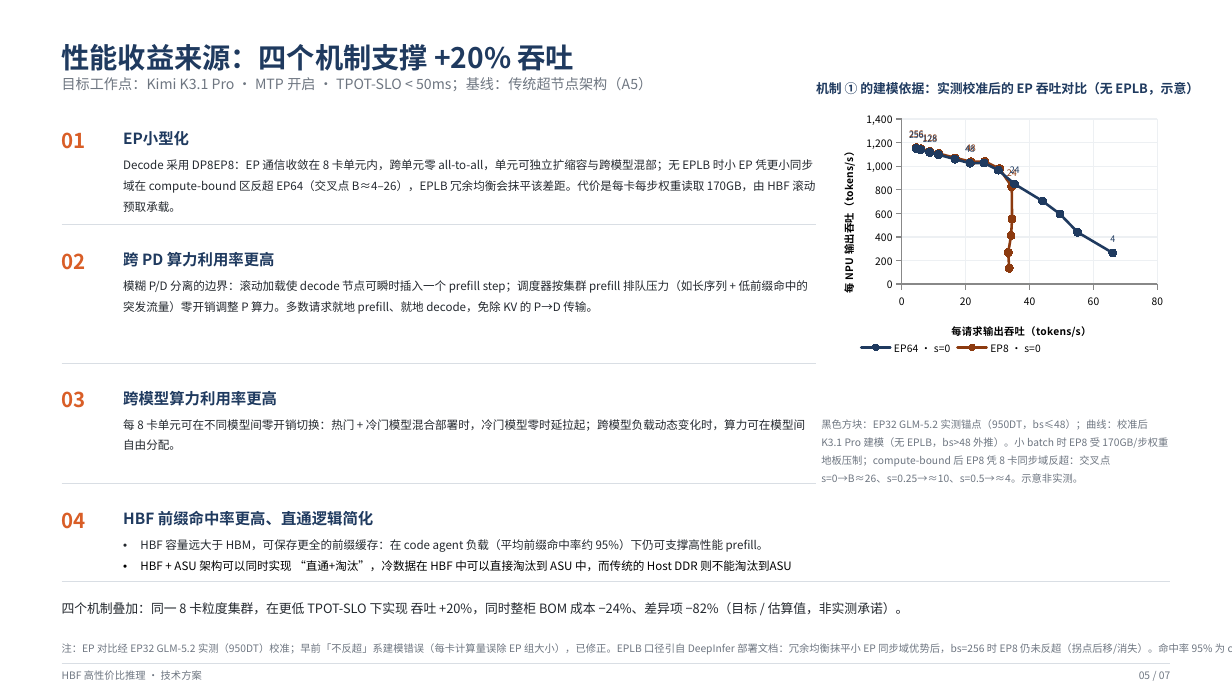
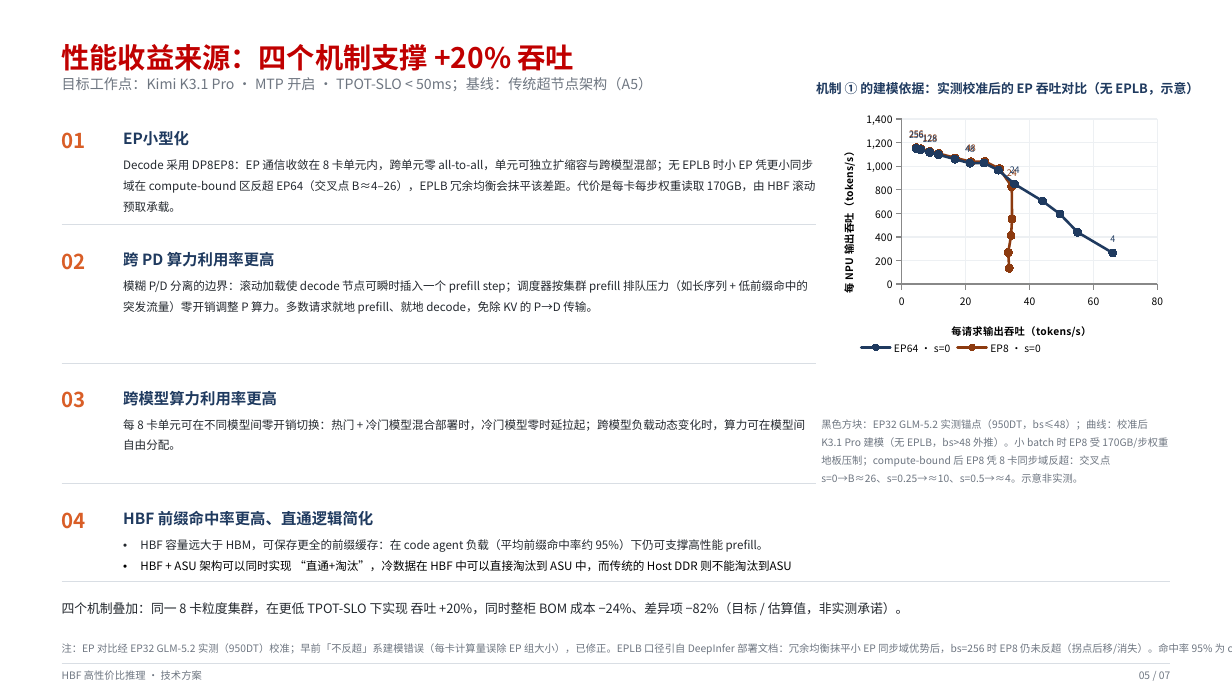
Before and after one commit to xwLearnsLLM/PrefixCacheSurvey, a slide deck: slide 4 of hbf-inference/HBF推理系统构想.pptx. Drawn at 1232x693 pixels with LibreOffice and Linux fonts; fonts in the diff are those of the drawing. Boxes give left, top, right and bottom in pixels: in the first picture for what was removed or moved away, otherwise in the second. Text is boxed around its words. In the diff, an @@ line names an element or a change of style, - is before the commit and + after.

```diff
--- a/hbf-inference/HBF推理系统构想.pptx
+++ b/hbf-inference/HBF推理系统构想.pptx
@@ text "性能收益来源：四个机制支撑 +20% 吞吐" at (x1=62, y1=44, x2=574, y2=71): text colour #1F3A5F to #C00000 @@
```
Also in this commit, not shown: 4 other slides changed, 6 slides added, 2 slides removed.
